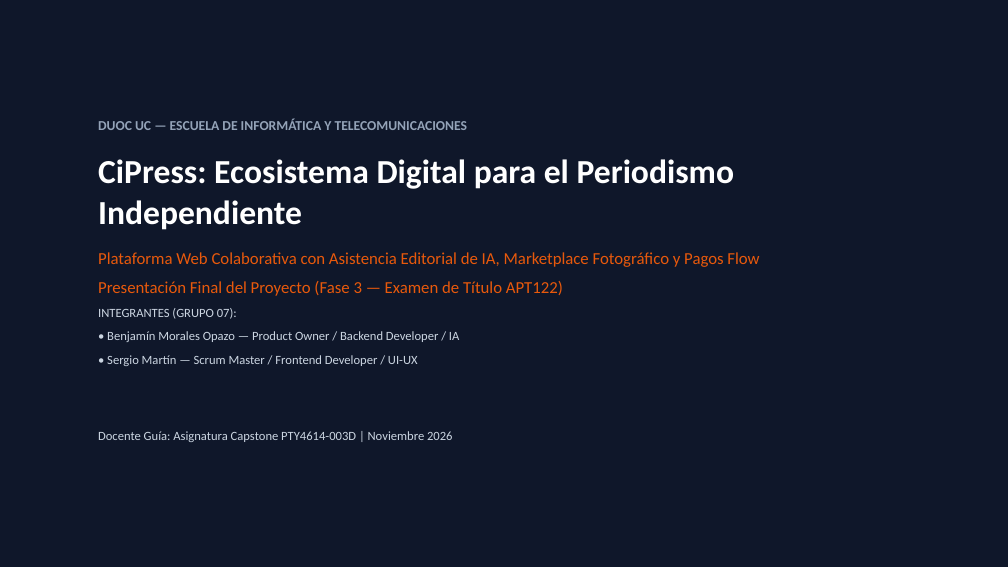
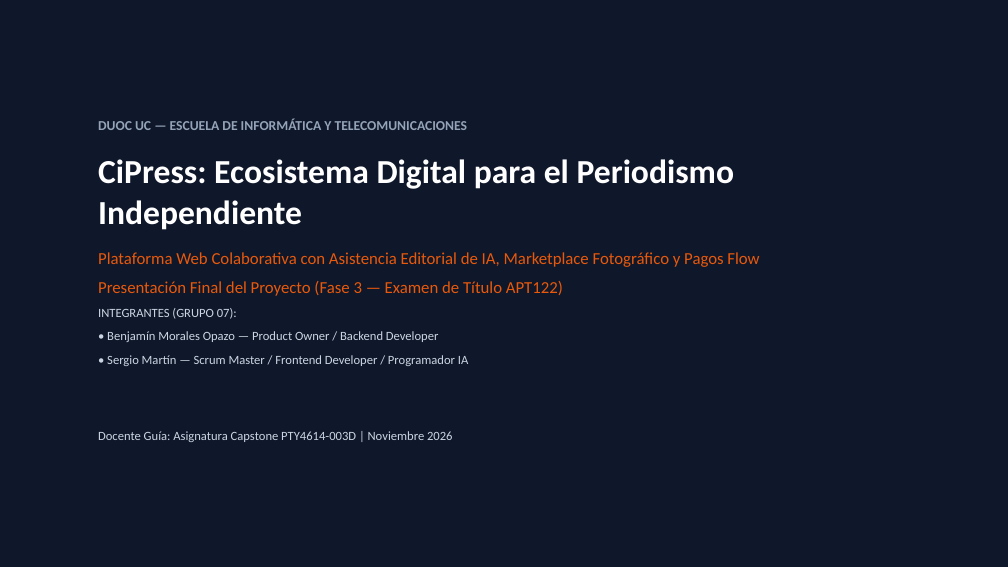
Before and after one commit to Benjamin-Duoc/CAPSTONEV2, a slide deck: slide 1 of Fase 3/Presentacion fase 3.pptx. Drawn at 1008x567 pixels with LibreOffice and Linux fonts; fonts in the diff are those of the drawing. Boxes give left, top, right and bottom in pixels: in the first picture for what was removed or moved away, otherwise in the second. Text is boxed around its words. In the diff, an @@ line names an element or a change of style, - is before the commit and + after.

Commit message:
docs(fase-3): actualizar roles asignando a Sergio Martin como Programador IA en informe y presentacion

```diff
--- a/Fase 3/Presentacion fase 3.pptx
+++ b/Fase 3/Presentacion fase 3.pptx
@@ text at (x1=98, y1=308, x2=468, y2=442): text changed @@
-INTEGRANTES (GRUPO 07):
-• Benjamín Morales Opazo — Product Owner / Backend Developer / IA
-• Sergio Martín — Scrum Master / Frontend Developer / UI-UX
-Docente Guía: Asignatura Capstone PTY4614-003D | Noviembre 2026
+INTEGRANTES (GRUPO 07):
+• Benjamín Morales Opazo — Product Owner / Backend Developer
+• Sergio Martín — Scrum Master / Frontend Developer / Programador IA
+Docente Guía: Asignatura Capstone PTY4614-003D | Noviembre 2026
```
Also in this commit, not shown: 1 other file.
